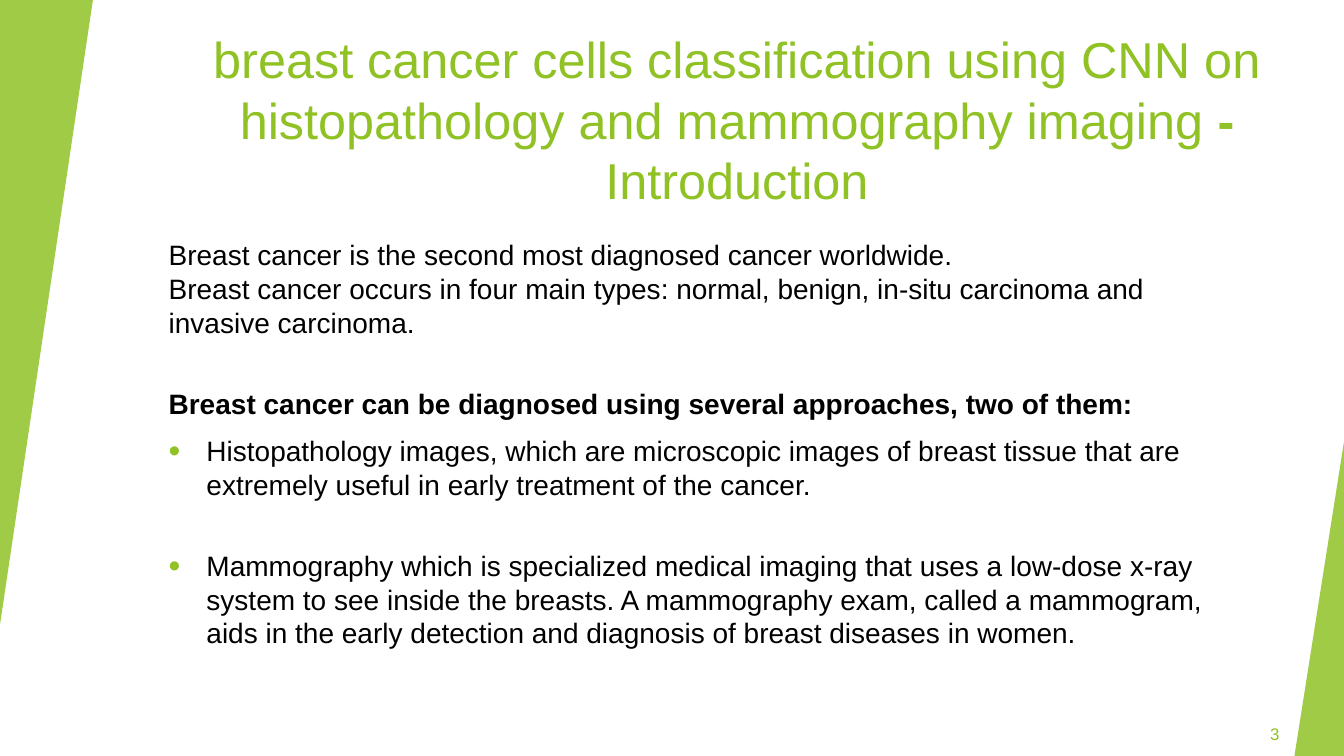
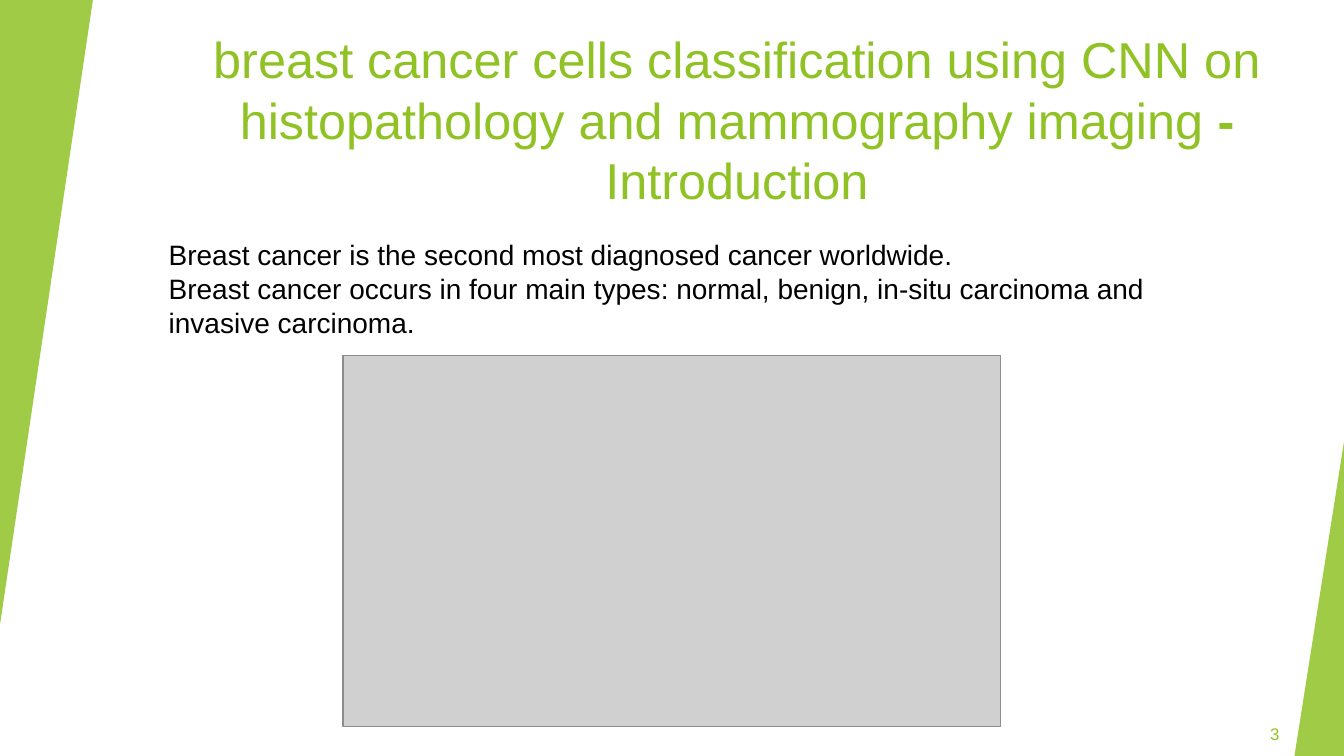
Before and after one commit to Shenhav26/Final_project, a slide deck: slide 3 of capstone project phase A.pptx. Drawn at 1344x756 pixels with LibreOffice and Linux fonts; fonts in the diff are those of the drawing; grey boxes stand for pictures. Boxes give left, top, right and bottom in pixels: in the first picture for what was removed or moved away, otherwise in the second. Text is boxed around its words. In the diff, an @@ line names an element or a change of style, - is before the commit and + after.

```diff
--- a/capstone project phase A.pptx
+++ b/capstone project phase A.pptx
@@ picture added at (343, 356, 1001, 726) @@
@@ text at (169, 393, 1202, 649): paragraphs removed @@
-Breast cancer can be diagnosed using several approaches, two of them:
-• Histopathology images, which are microscopic images of breast tissue that are extremely useful in early treatment of the cancer.
-• Mammography which is specialized medical imaging that uses a low-dose x-ray system to see inside the breasts. A mammography exam, called a mammogram, aids in the early detection and diagnosis of breast diseases in women.
```
Also in this commit, not shown: 11 other slides changed, 3 slides added.
